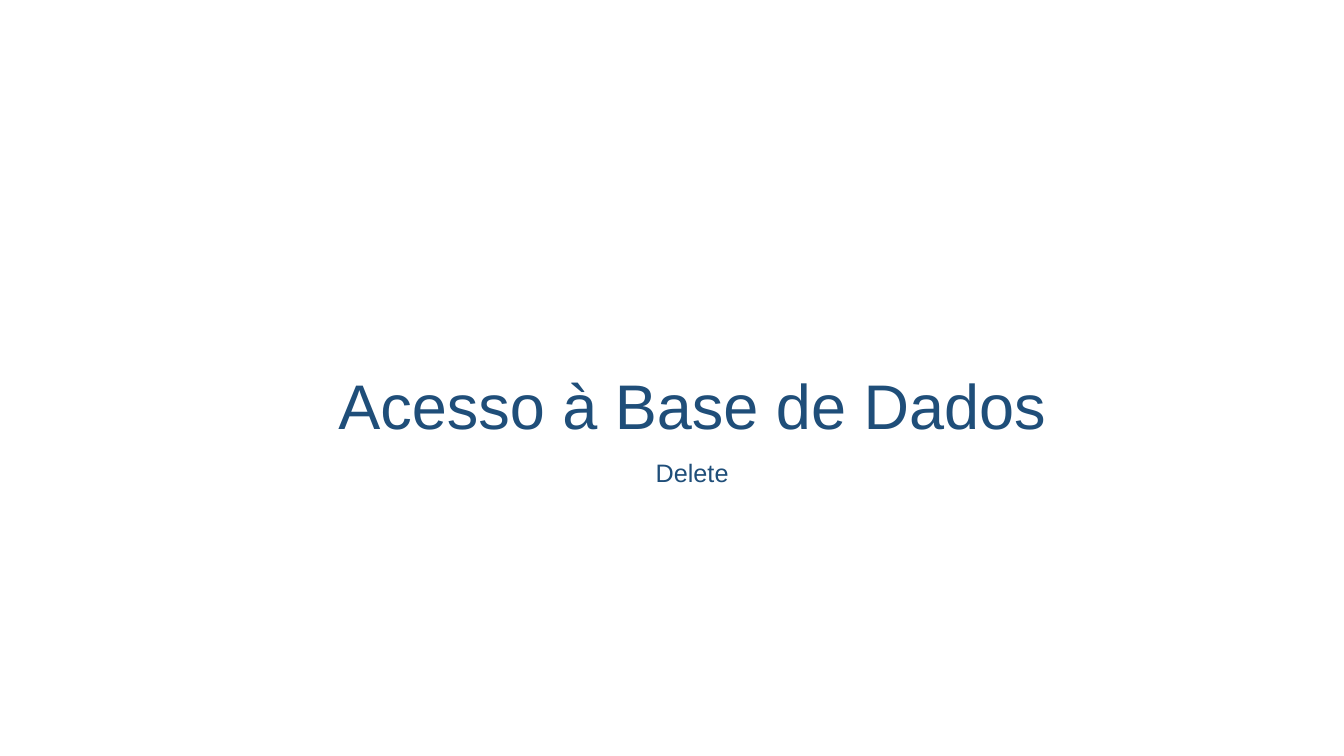
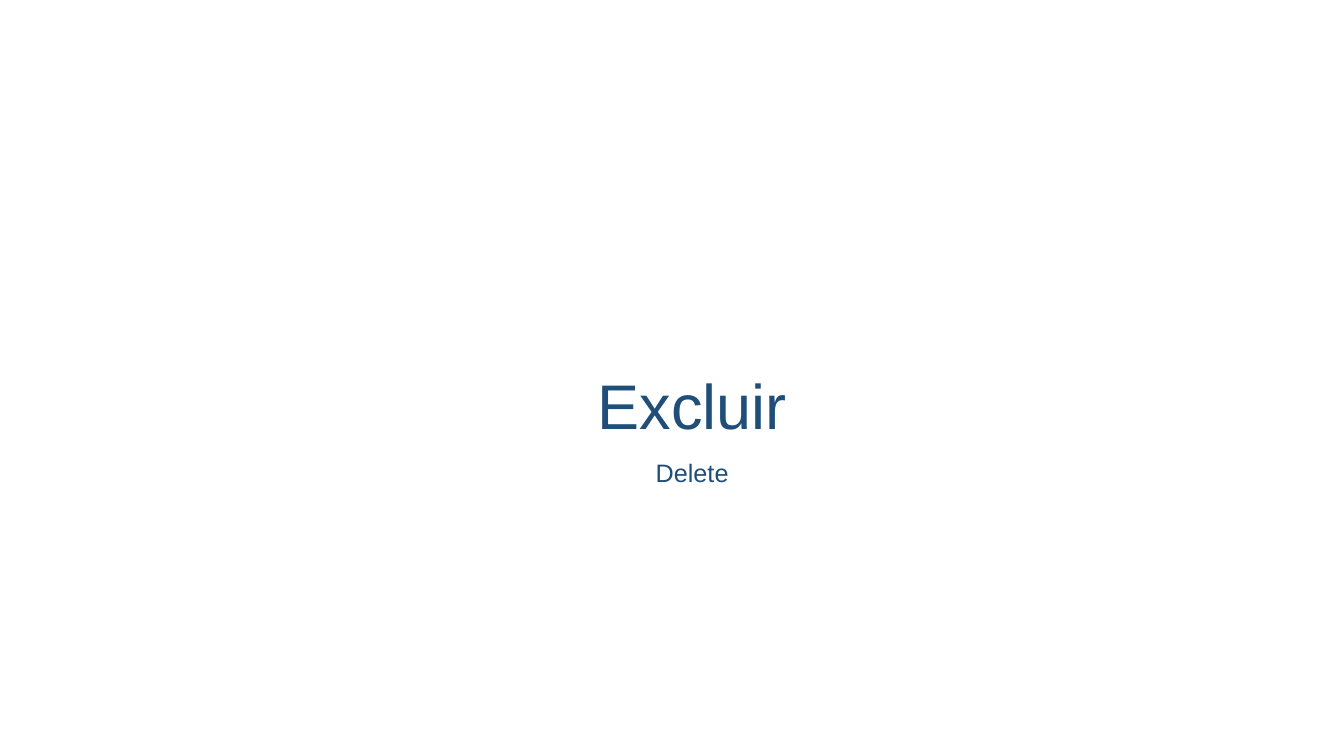
Before and after one commit to profpedrosenac/T14_Logica, a slide deck: slide 15 of t14_php/CRUD/_doc/Aula_PHP.pptx. Drawn at 1344x756 pixels with LibreOffice and Linux fonts; fonts in the diff are those of the drawing; background and template pictures are left out. Boxes give left, top, right and bottom in pixels: in the first picture for what was removed or moved away, otherwise in the second. Text is boxed around its words. In the diff, an @@ line names an element or a change of style, - is before the commit and + after.

```diff
--- a/t14_php/CRUD/_doc/Aula_PHP.pptx
+++ b/t14_php/CRUD/_doc/Aula_PHP.pptx
@@ title at box(598, 383, 787, 430): text changed @@
-Acesso à Base de Dados
+Excluir
```
Also in this commit, not shown: 3 other slides changed, 3 slides added, 7 other files.
